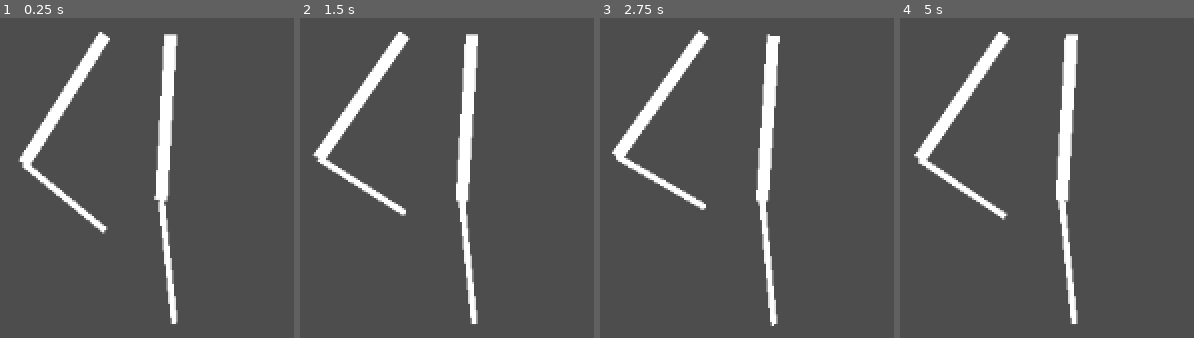
Above: before the commit, frames 1-4 (left to right).
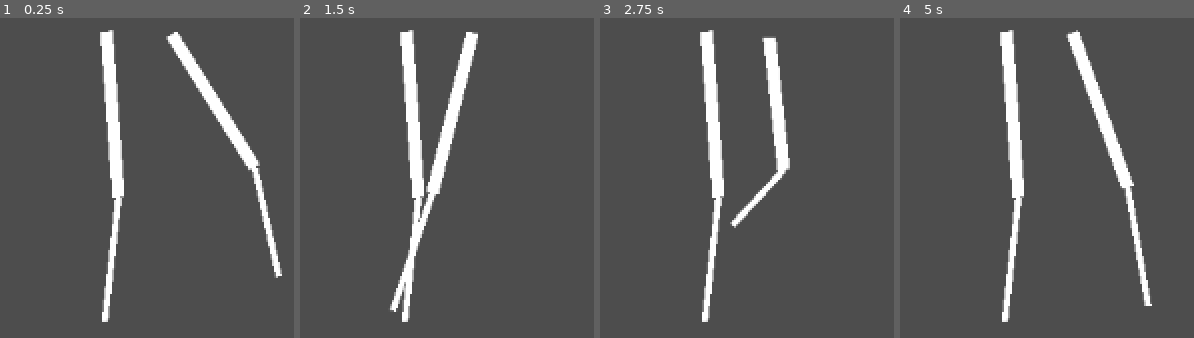
Above: after the commit, the same moments.

Repository: zbaker94/procedural-legs
Game: Godot game, scene res://main.tscn
Two runs of this game, one before a commit and one after it. Both use one fixed random seed, a clock stepped at 60 frames per second and the inputs below.
Inputs:
- Up to frame 1 (0.25 s): no input
- Up to frame 2 (1.5 s): no input
- Up to frame 3 (2.75 s): no input
- Up to frame 4 (5 s): no input

The runs differ from the first frame. In frame 1, 13% of the frame differs, in the area x 6-96%, y 3-96%; in frame 2, 12%; in frame 3, 10%; in frame 4, 13%, in the area x 4-86%, y 3-96%.

Commit message:
Refine leg parameters and enhance motion dynamics with step length factor.

Diff:
--- a/leg.gd
+++ b/leg.gd
@@ -13,6 +13,7 @@
 @export var foot_sway_amount: float = 0.4   # fraction of stride applied as lateral swing
 @export_range(0.0, 1.0, 0.05) var sway_follow_movement: float = 0.5 # blend between facing and movement when swaying
 
+@export var step_length_factor: float = 0.5  # scales stride amplitude with speed
 
 # Facing and motion (driven by parent CharacterBody2D)
 @export_range(0.0, 360.0, 0.1) var facing_direction_degrees: float = 90.0
@@ -67,7 +68,8 @@
 	var phase_rad: float = deg_to_rad(motion_counter_degrees + phase_offset_degrees)
 
 	## Horizontal oscillation (sine)
-	var forward_offset: float = stride * (total_len / 4.0) * sin(phase_rad)
+	var forward_scale: float = 1.0 + leg_speed * step_length_factor
+	var forward_offset: float = stride * (total_len / 4.0) * sin(phase_rad) * forward_scale
 	forward_offset -= (leg_speed * 1.25) * 2.0
 
 	## Vertical oscillation (cosine)
--- a/main.tscn
+++ b/main.tscn
@@ -12,14 +12,14 @@
 [node name="LLeg" type="Node2D" parent="CharacterRoot/Legs"]
 position = Vector2(-8, 0)
 script = ExtResource("1_ig7tw")
-thigh_length = 40.0
+thigh_length = 40.06
 calf_length = 30.0
 phase_offset_degrees = 180.0
 leg_extension_offset = 0.37
-hip_sway_amount = 0.53
-foot_sway_amount = 0.27
-facing_direction_degrees = 140.7
-velocity = Vector2(0, 0.32)
+hip_sway_amount = 0.9
+foot_sway_amount = 3.7800000000000002
+step_length_factor = 0.85
+facing_direction_degrees = 28.2
 debug_labels = false
 foreshorten_strength = 1.0
 bend_strength = 1.0
@@ -27,14 +27,15 @@
 [node name="RLeg" type="Node2D" parent="CharacterRoot/Legs"]
 position = Vector2(8, 0)
 script = ExtResource("1_ig7tw")
-thigh_length = 40.0
+thigh_length = 40.06
 calf_length = 30.0
 leg_extension_offset = 0.37
 flip_sway = true
-hip_sway_amount = 0.53
-foot_sway_amount = 0.27
-facing_direction_degrees = 140.7
-velocity = Vector2(0, 0.32)
+hip_sway_amount = 0.9
+foot_sway_amount = 3.7800000000000002
+step_length_factor = 0.81
+facing_direction_degrees = 68.4
+velocity = Vector2(0.57, 0)
 debug_labels = false
 foreshorten_strength = 1.0
 bend_strength = 1.0
